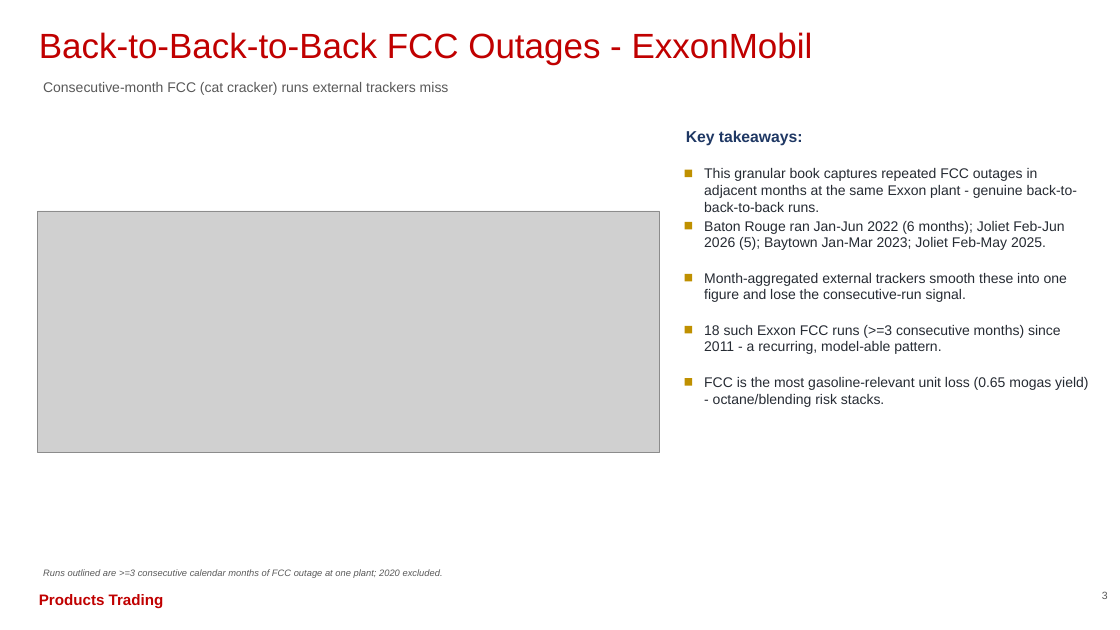
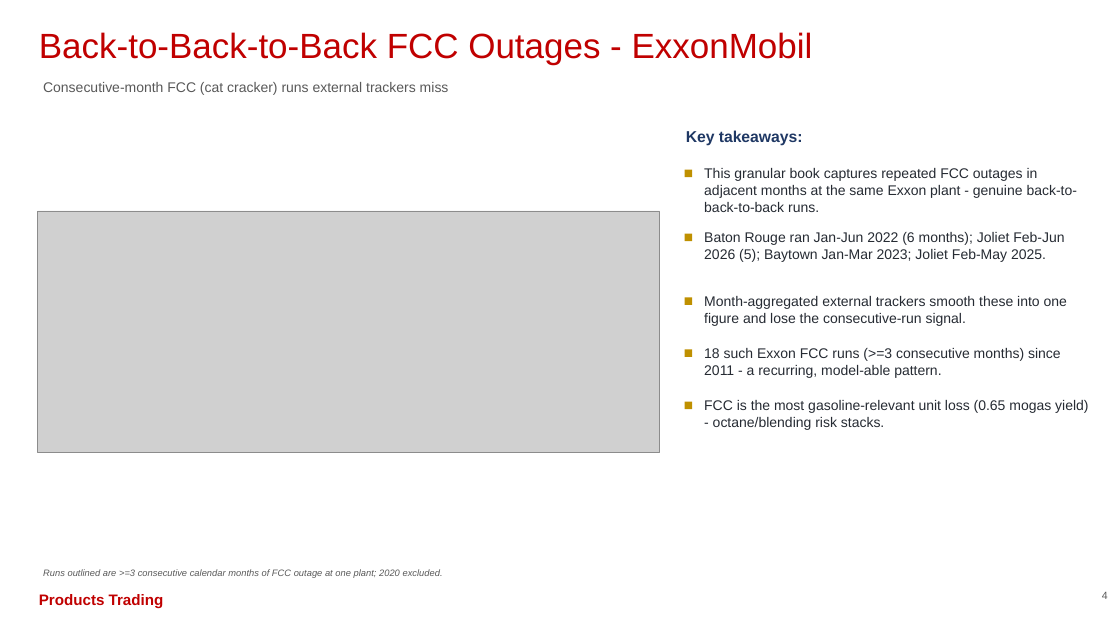
Before and after one commit to HoldenCole/Outages-script, a slide deck: slide 5 of output/outage_deck.pptx (slide 4 before the commit). Drawn at 1120x630 pixels with LibreOffice and Linux fonts; fonts in the diff are those of the drawing; grey boxes stand for pictures. Boxes give left, top, right and bottom in pixels: in the first picture for what was removed or moved away, otherwise in the second. Text is boxed around its words. In the diff, an @@ line names an element or a change of style, - is before the commit and + after.

```diff
--- a/output/outage_deck.pptx
+++ b/output/outage_deck.pptx
@@ rectangle: place and size @@
-rectangle at bbox=[685, 222, 692, 229]
+rectangle at bbox=[685, 234, 692, 241]
@@ text "Baton Rouge ran Jan-Jun 2022 ...": place and size @@
-text "Baton Rouge ran Jan-Jun 2022 ..." at bbox=[704, 221, 1064, 250]
+text "Baton Rouge ran Jan-Jun 2022 ..." at bbox=[704, 232, 1064, 262]
@@ text "Month-aggregated external trackers smooth these ...": place and size @@
-text "Month-aggregated external trackers smooth these ..." at bbox=[704, 273, 1067, 302]
+text "Month-aggregated external trackers smooth these ..." at bbox=[704, 296, 1067, 326]
@@ text "18 such Exxon FCC runs ...": place and size @@
-text "18 such Exxon FCC runs ..." at bbox=[704, 325, 1061, 354]
+text "18 such Exxon FCC runs ..." at bbox=[704, 348, 1061, 378]
@@ 3 rectangles: place and size @@
-3 rectangles at bbox=[685, 274, 692, 386]
+3 rectangles at bbox=[685, 297, 692, 409]
@@ text "FCC is the most gasoline-relevant ...": place and size @@
-text "FCC is the most gasoline-relevant ..." at bbox=[704, 377, 1088, 407]
+text "FCC is the most gasoline-relevant ..." at bbox=[704, 400, 1088, 430]
@@ text at bbox=[1102, 592, 1108, 599]: text changed @@
-3
+4
```
Also in this commit, not shown: 9 other slides changed, 1 slide added, 12 other files.
